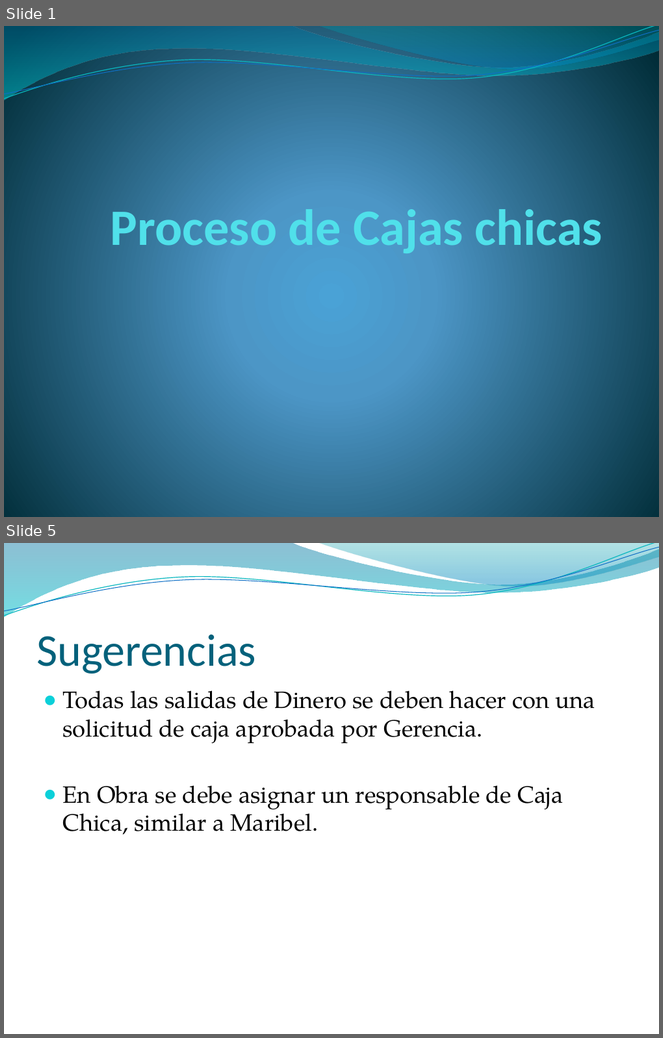
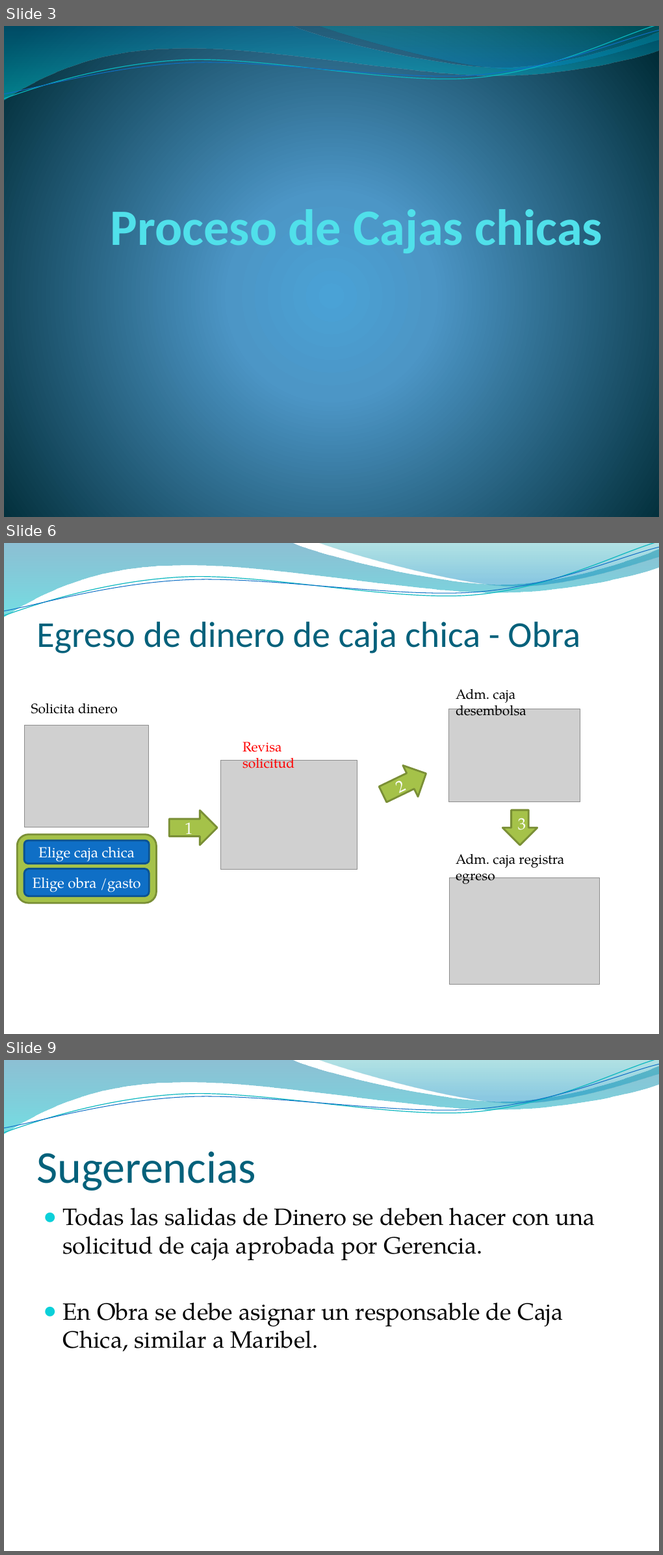
Before and after one commit to camiloreynaga/mech, a slide deck: Presentaciones/Proceso de Cajas chicas.pptx. Shown one above the other, each under a label of ours: slides 1 and 5 before the commit, slides 3, 6 and 9 after it; the slides between them are not shown. The pictures are 663x1038 and 663x1555 pixels, drawn with LibreOffice and Linux fonts; fonts in the diff are those of the drawing; grey boxes stand for pictures; background and template pictures are left out. Boxes give left, top, right and bottom in pixels: in the first picture for what was removed or moved away, otherwise in the second. Text is boxed around its words. In the diff, an @@ line names an element or a change of style, - is before the commit and + after.

```diff
--- a/Presentaciones/Proceso de Cajas chicas.pptx
+++ b/Presentaciones/Proceso de Cajas chicas.pptx
@@ slide 6 added at <box>4,543,659,1034</box>, background picture (left out); not listed: 4 template elements that a slide beside it also shows @@
@@ title added at <box>36,622,581,653</box>, 40 pt, text #04617B @@
+Egreso de dinero de caja chica - Obra
@@ text added at <box>456,689,527,716</box>, 15 pt, text #000000 @@
+Adm. caja desembolsa
@@ text added at <box>31,704,118,714</box>, 15 pt, text #000000 @@
+Solicita dinero
@@ picture added at <box>449,709,581,802</box> @@
@@ picture added at <box>24,726,149,828</box> @@
@@ text added at <box>243,742,295,769</box>, 15 pt, text #FF0000 @@
+Revisa solicitud
@@ picture added at <box>220,761,357,869</box> @@
@@ right arrow added at <box>376,758,434,811</box>, fill #A5C249, outline #7A9036 2 pt, 18 pt, text #FFFFFF @@
+2
@@ right arrow added at <box>169,810,217,845</box>, fill #A5C249, outline #7A9036 2 pt, 18 pt, text #FFFFFF @@
+1
@@ down arrow added at <box>503,810,538,846</box>, fill #A5C249, outline #7A9036 2 pt, 18 pt, text #FFFFFF @@
+3
@@ rounded rectangle added at <box>17,835,157,903</box>, fill #A5C249, outline #7A9036 2 pt @@
@@ rounded rectangle added at <box>24,841,150,863</box>, fill #0F6FC6, outline #0B5292 2 pt, 16 pt, text #FFFFFF @@
+Elige caja chica
@@ text added at <box>456,854,564,884</box>, 15 pt, text #000000 @@
+Adm. caja registra egreso
@@ rounded rectangle added at <box>24,869,150,896</box>, fill #0F6FC6, outline #0B5292 2 pt, 16 pt, text #FFFFFF @@
+Elige obra /gasto
@@ picture added at <box>449,878,600,984</box> @@
@@ what was slide 1 is now slide 3 @@
@@ what was slide 5 is now slide 9 @@
```
Also in this commit, not shown: 2 slides changed, 4 other slides added.
